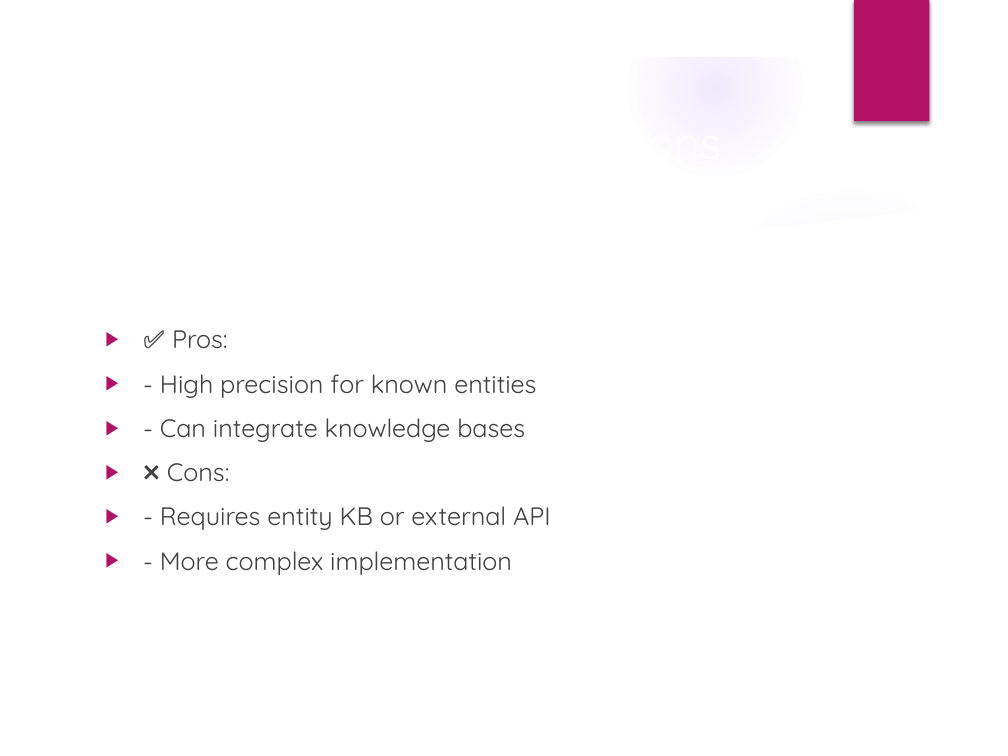
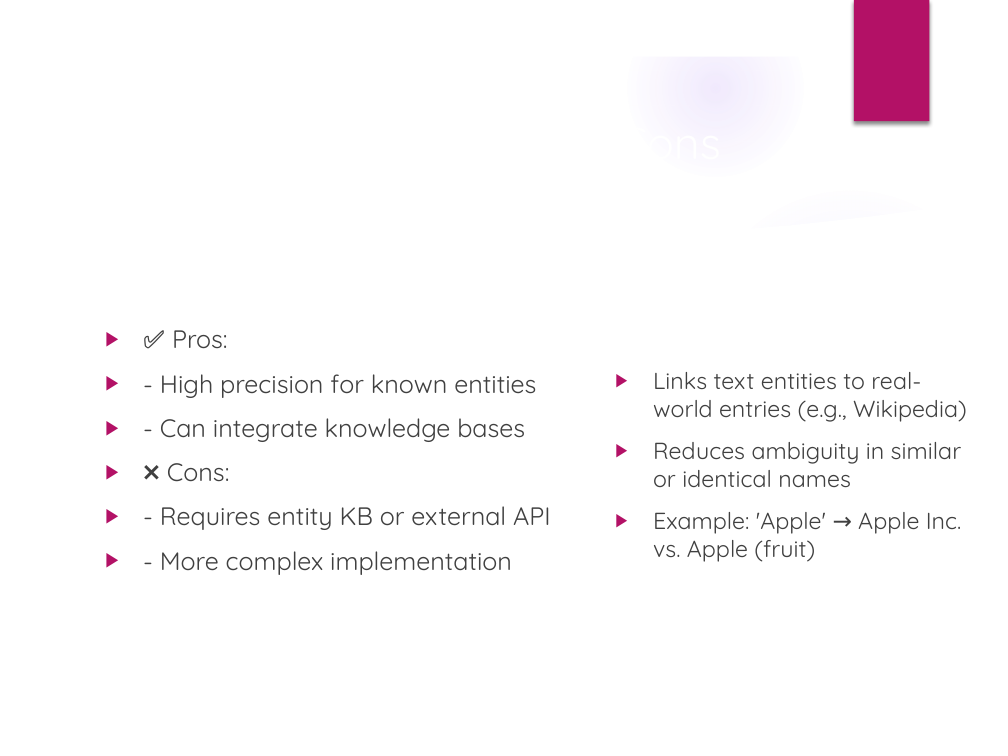
Before and after one commit to ChooseAddress2024/DBS, a slide deck: slide 8 of DBS_PPT_1.pptx. Drawn at 1008x756 pixels with LibreOffice and Linux fonts; fonts in the diff are those of the drawing; background and template pictures are left out. Boxes give left, top, right and bottom in pixels: in the first picture for what was removed or moved away, otherwise in the second. Text is boxed around its words. In the diff, an @@ line names an element or a change of style, - is before the commit and + after.

```diff
--- a/DBS_PPT_1.pptx
+++ b/DBS_PPT_1.pptx
@@ text added at box(653, 372, 967, 562), 16.6 pt, text #404040 @@
+▶ Links text entities to real-world entries (e.g., Wikipedia)
+▶ Reduces ambiguity in similar or identical names
+▶ Example: 'Apple' → Apple Inc. vs. Apple (fruit)
```
Also in this commit, not shown: 1 other slide changed, 10 other files.
